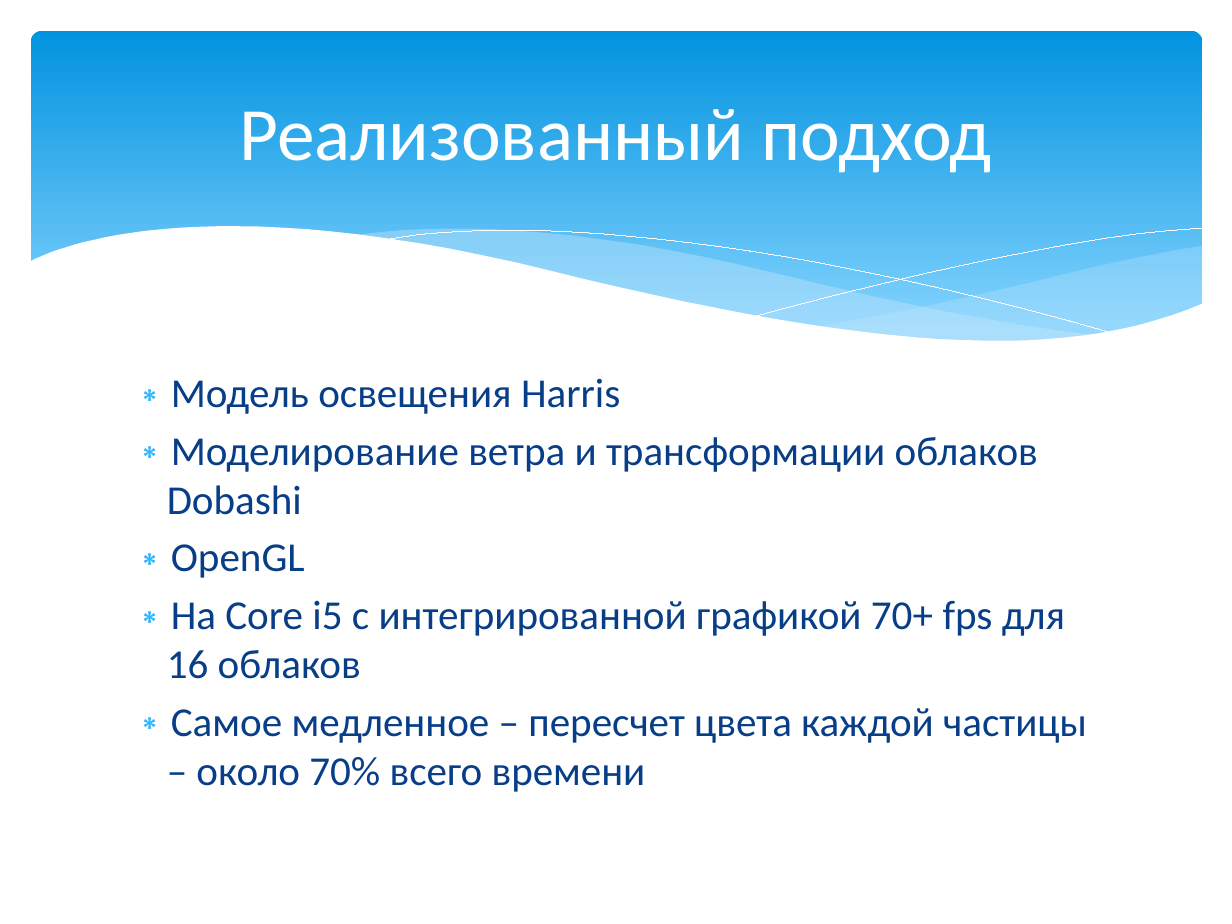
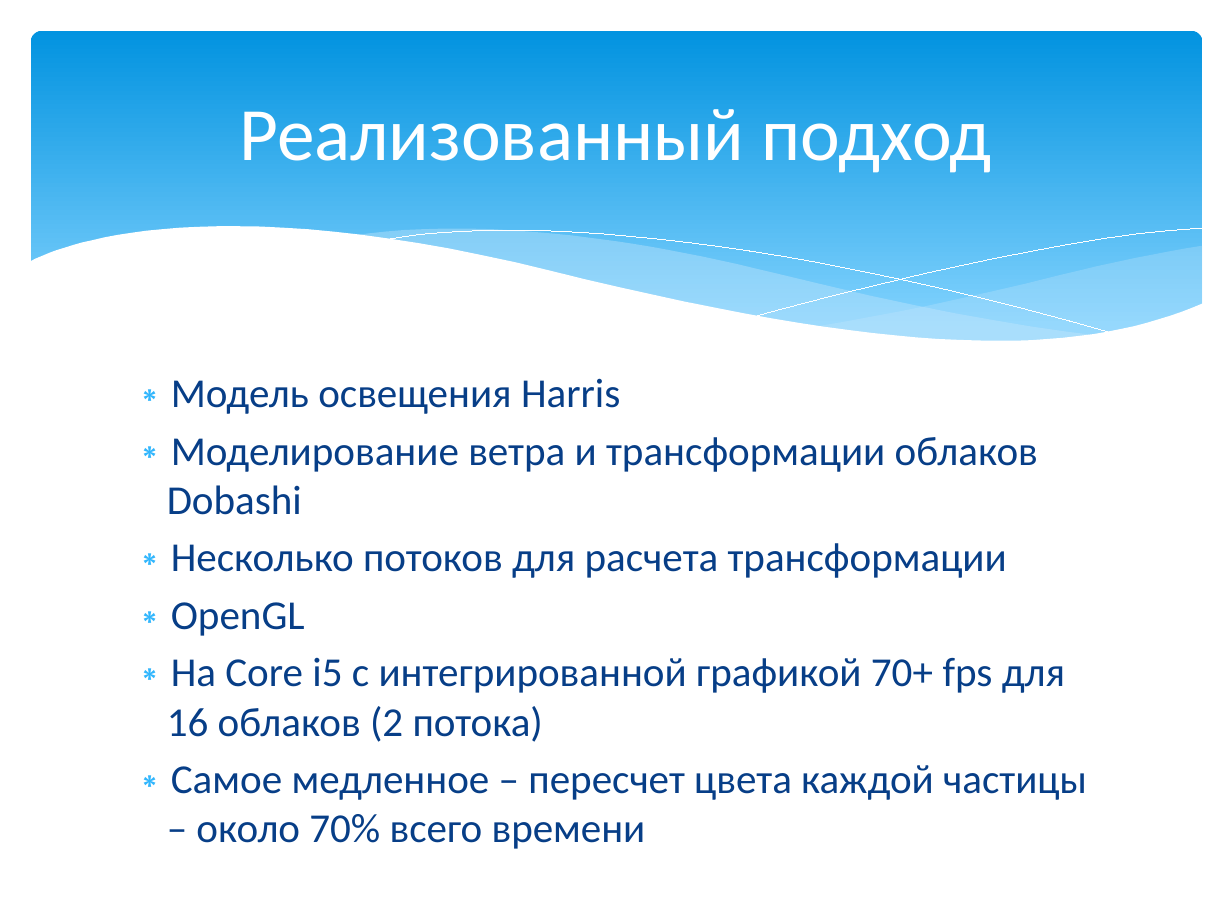
Before and after one commit to ak239/cloud.technology, a slide deck: slide 9 of presentation/nir.pptx (slide 8 before the commit). Drawn at 1232x924 pixels with LibreOffice and Linux fonts; fonts in the diff are those of the drawing. Boxes give left, top, right and bottom in pixels: in the first picture for what was removed or moved away, otherwise in the second. Text is boxed around its words. In the diff, an @@ line names an element or a change of style, - is before the commit and + after.

Commit message:
New Presentation

```diff
--- a/presentation/nir.pptx
+++ b/presentation/nir.pptx
@@ text at (171, 543, 1007, 578): paragraph added @@
+∗ Несколько потоков для расчета трансформации
@@ text at (167, 657, 1065, 742): text changed @@
-∗ На Core i5 с интегрированной графикой 70+ fps для 16 облаков
+∗ На Core i5 с интегрированной графикой 70+ fps для 16 облаков (2 потока)
```
Also in this commit, not shown: 1 other slide changed, 2 slides added, 1 other file.
